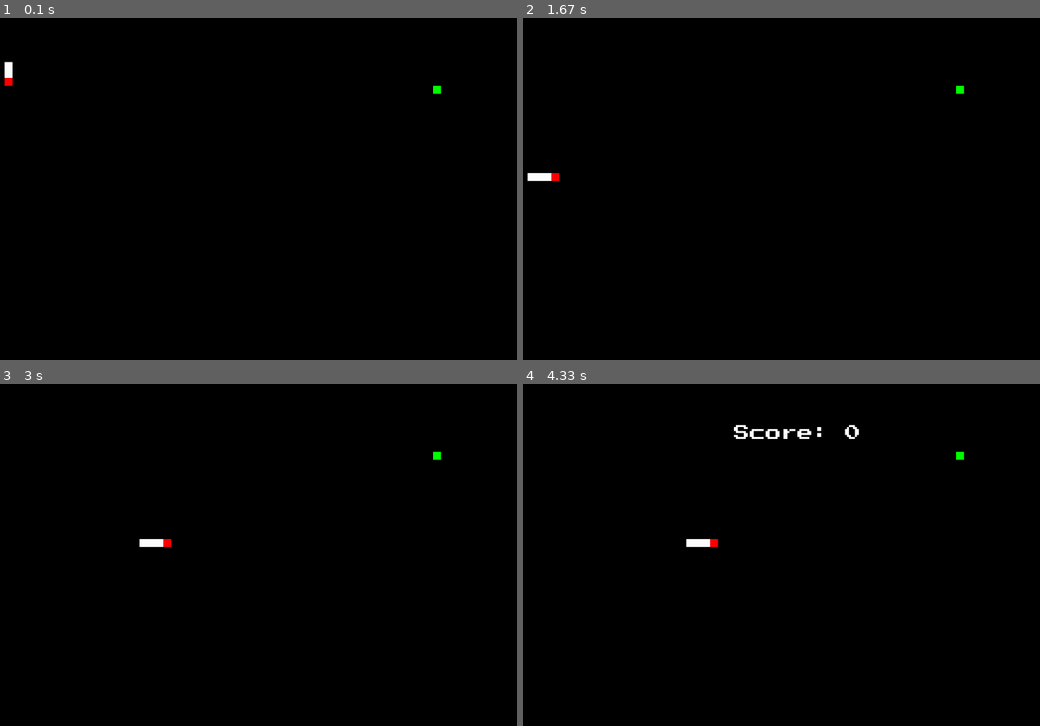
Above: before the commit, frames 1-4 (two rows, left to right).
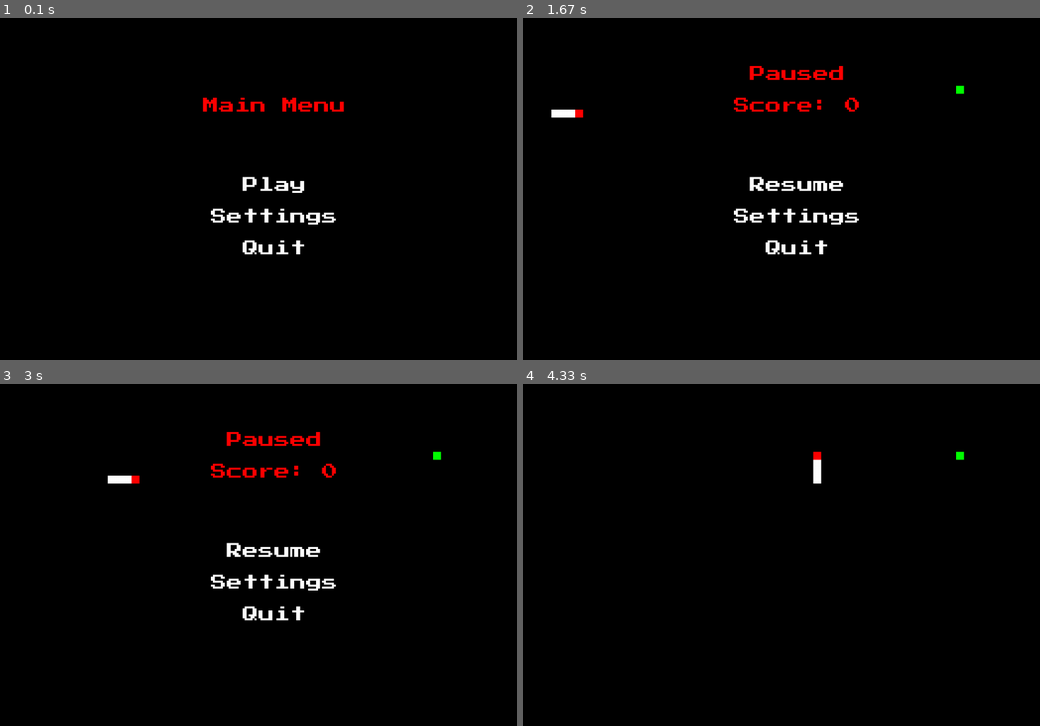
Above: after the commit, the same moments.

Repository: nmurphy101/Pygame2DFramework
Game: pygame game, started from main.py
Two runs of this game, one before a commit and one after it. Both use one fixed random seed, a clock stepped at 60 frames per second and the inputs below.
Inputs (mouse positions are in pixels of both pictures, inside the frame that each line leads up to):
- Up to frame 1 (0.1 s): no input
- Up to frame 2 (1.67 s): click (797, 185) at 0.38 s; hold Esc 0.67-1.13 s; hold Right 0.67-1.13 s; click (797, 182) at 1.22 s; hold Esc from 1.5 s (still down); hold Right from 1.5 s (still down)
- Up to frame 3 (3 s): release Esc at 1.97 s; release Right at 1.97 s; click (274, 582) at 2.05 s; hold Esc 2.33-2.8 s; tap Esc at 2.83 s
- Up to frame 4 (4.33 s): hold Esc 3.17-3.63 s; hold Right 3.17-3.63 s; hold Up from 4.17 s (still down)

The runs differ from the first frame. In frame 1, 1.7% of the frame differs, in the area x 0-86%, y 12-70%; in frame 2, 2.2%; in frame 3, 2.2%, in the area x 20-66%, y 14-70%; in frame 4, 0.7%.

Commit message:
Added functioning Main/pause/game-over menus

Diff:
--- a/pkg/game.py
+++ b/pkg/game.py
@@ -25,7 +25,7 @@
     freetype, init
 )
 from pygame.constants import (
-    QUIT, KEYDOWN, K_ESCAPE, RESIZABLE,
+    QUIT, KEYDOWN, K_ESCAPE, RESIZABLE, MOUSEBUTTONDOWN,
     WINDOWFOCUSGAINED, WINDOWFOCUSLOST,
 )
 # pylint: enable=no-name-in-module
@@ -63,20 +63,21 @@
         clock = pygame.time.Clock()
 
         # Initilize game objects
-        self.game.start()
+        # self.game.start()
 
          # Game loop
         while self.running:
+            # Gameplay logic
+            menu = self.game.play()
             # System/window events to be checked
-            self.event_checks()
-            # Gameplay logic
-            self.game.play()
+            self.event_checks(menu)
             # The game loop FPS
             clock.tick(self.fps)
 
-        # pylint: disable=no-member
+        # Quit the game
+        #pylint: disable=no-member
         pygame.quit()
-        # pylint: enable=no-member
+        #pylint: enable=no-member
 
     def set_window_settings(self):
         '''
@@ -101,7 +102,7 @@
         # Instantiate the Game Obj
         self.game = self.game_pkg(screen, game_font, self)
 
-    def event_checks(self):
+    def event_checks(self, menu):
         '''
         event_checks
         ~~~~~~~~~~
@@ -126,3 +127,8 @@
                 self.game.focus_pause = False
             elif event.type == WINDOWFOCUSLOST:
                 self.game.focus_pause = True
+            elif event.type == MOUSEBUTTONDOWN:
+                if menu:
+                    for button in menu:
+                        if button[0].collidepoint(event.pos):
+                            button[1]()
--- a/pkg/snake_game.py
+++ b/pkg/snake_game.py
@@ -303,6 +303,7 @@
         # Game settings
         self.score = 0
         self.game_over = False
+        self.menu = True
         self.game_music = True
         self.pause = False
         self.focus_pause = False
@@ -329,35 +330,39 @@
         else:
             pygame.mixer.music.unpause()
 
-        # Check if the game is over
-        if not self.game_over:
-            # Check if the game is paused
-            if not self.pause and not self.focus_pause:
-                # Clear previous frame render
-                self.screen.fill((0, 0, 0, 0))
-
-                # Spawn a new food after it's eaten
-                if not self.obj_dict["food"].alive:
-                    self.obj_dict["food"].spawn()
-
-                ## Draw game Objects
-                self.obj_dict["food"].draw()
-                self.obj_dict["snake"].draw()
-                pygame.display.update()
-
-                ## Game logic
-                # Snake control and movement
-                self.obj_dict["snake"].choose_direction()
-                self.obj_dict["snake"].move()
-                # collision of objects
-                self.collision_checks()
-
+        if not self.menu:
+            # Check if the game is over
+            if not self.game_over:
+                # Check if the game is paused
+                if not self.pause and not self.focus_pause:
+                    # Clear previous frame render
+                    self.screen.fill((0, 0, 0, 0))
+
+                    # Spawn a new food after it's eaten
+                    if not self.obj_dict["food"].alive:
+                        self.obj_dict["food"].spawn()
+
+                    ## Draw game Objects
+                    self.obj_dict["food"].draw()
+                    self.obj_dict["snake"].draw()
+                    pygame.display.update()
+
+                    ## Game logic
+                    # Snake control and movement
+                    self.obj_dict["snake"].choose_direction()
+                    self.obj_dict["snake"].move()
+                    # collision of objects
+                    self.collision_checks()
+
+                else:
+                    # show the pause menu
+                    return self.pause_menu()
             else:
-                # show the pause menu
-                self.pause_menu()
+                # show the game over menu
+                return self.game_over_menu()
         else:
-            # show the game over menu
-            self.game_over_menu()
+            # show the game main menu
+            return self.main_menu()
 
     def start(self):
         '''
@@ -368,9 +373,10 @@
         '''
         # Start the game music
         pygame.mixer.music.play(-1)
-        # Set the score to 0
+        # Starting variables
         self.score = 0
         self.pause = False
+        self.menu = False
         self.focus_pause = False
         # Initilize game objects
         food = Food(self.screen, self.screen_size, self.base_game)
@@ -430,17 +436,71 @@
         '''
         # Pause game music
         self.game_music = False
+        # Render the Game Over text
+        text_str = 'Paused'
+        position = (self.screen_size[0]/2-(len(text_str)*self.game_font.size)/2,
+                    self.screen_size[1]/2 - self.game_font.size*8)
+        _ = self.game_font.render_to(
+            self.screen,
+            position,
+            text_str,
+            (255, 0, 0)
+        )
+
         # Render the score
         text_str = 'Score: ' + str(self.score)
+        position = (self.screen_size[0]/2-(len(text_str)*self.game_font.size)/2,
+                    self.screen_size[1]/2 - self.game_font.size*6)
         _ = self.game_font.render_to(
             self.screen,
-            (self.screen_size[0]/2-(len(text_str)*self.game_font.size)/2,
-             self.screen_size[1]/8),
-            text_str,
-            (255, 255, 255)
-        )
+            position,
+            text_str,
+            (255, 0, 0)
+        )
+
+        # Render the quit button
+        text_str = 'Resume'
+        position = (self.screen_size[0]/2-(len(text_str)*self.game_font.size)/2,
+                    self.screen_size[1]/2 - self.game_font.size*1)
+        resume_obj = self.game_font.render_to(
+            self.screen,
+            position,
+            text_str,
+            (255, 255, 255)
+        )
+
+        # Render the settings button
+        text_str = 'Settings'
+        position = (self.screen_size[0]/2-(len(text_str)*self.game_font.size)/2,
+                    self.screen_size[1]/2 + self.game_font.size)
+        settings_obj = self.game_font.render_to(
+            self.screen,
+            position,
+            text_str,
+            (255, 255, 255)
+        )
+
+        # Render the quit button
+        text_str = 'Quit'
+        position = (self.screen_size[0]/2-(len(text_str)*self.game_font.size)/2,
+                    self.screen_size[1]/2 + self.game_font.size*3)
+        quit_obj = self.game_font.render_to(
+            self.screen,
+            position,
+            text_str,
+            (255, 255, 255)
+        )
+
         # Update the screen display
         pygame.display.update()
+
+        menu = [
+            (resume_obj, self.unpause),
+            (settings_obj, psudo_func),
+            (quit_obj, self.quit_game),
+        ]
+
+        return menu
 
     def game_over_menu(self):
         '''
@@ -453,21 +513,130 @@
         pygame.mixer.music.stop()
         # Render the Game Over text
         text_str = 'Game Over'
+        position = (self.screen_size[0]/2-(len(text_str)*self.game_font.size)/2,
+                    self.screen_size[1]/2 + self.game_font.size*7)
         _ = self.game_font.render_to(
             self.screen,
-            (self.screen_size[0]/2-(len(text_str)*self.game_font.size)/2,
-             self.screen_size[1]/14),
-            text_str,
-            (255, 255, 255)
+            position,
+            text_str,
+            (255, 0, 0)
         )
         # Render the score
         text_str = 'Score: ' + str(self.score)
+        position = (self.screen_size[0]/2-(len(text_str)*self.game_font.size)/2,
+                    self.screen_size[1]/2 + self.game_font.size*6)
         _ = self.game_font.render_to(
             self.screen,
-            (self.screen_size[0]/2-(len(text_str)*self.game_font.size)/2,
-             self.screen_size[1]/8),
-            text_str,
-            (255, 255, 255)
-        )
+            position,
+            text_str,
+            (255, 0, 0)
+        )
+
+        # Render the restart button
+        text_str = 'Restart'
+        position = (self.screen_size[0]/2-(len(text_str)*self.game_font.size)/2,
+                    self.screen_size[1]/2 + self.game_font.size)
+        restart_obj = self.game_font.render_to(
+            self.screen,
+            position,
+            text_str,
+            (255, 255, 255)
+        )
+
+        # Render the quit button
+        text_str = 'Quit'
+        position = (self.screen_size[0]/2-(len(text_str)*self.game_font.size)/2,
+                    self.screen_size[1]/2 + self.game_font.size*3)
+        quit_obj = self.game_font.render_to(
+            self.screen,
+            position,
+            text_str,
+            (255, 255, 255)
+        )
+
         # Update the screen display
         pygame.display.update()
+
+        menu = [
+            (restart_obj, self.start),
+            (quit_obj, self.quit_game),
+        ]
+
+        return menu
+
+    def main_menu(self):
+        '''
+        main_menu
+        ~~~~~~~~~~
+
+        main_menu does stuff
+        '''
+        # Clear previous frame render
+        self.screen.fill((0, 0, 0, 0))
+
+        # Render the Main Menu text
+        text_str = 'Main Menu'
+        _ = self.game_font.render_to(
+            self.screen,
+            (self.screen_size[0]/2-(len(text_str)*self.game_font.size)/2,
+             self.screen_size[1]/2 - self.game_font.size*6),
+            text_str,
+            (255, 0, 0)
+        )
+
+        # Render the play button
+        text_str = 'Play'
+        position = (self.screen_size[0]/2-(len(text_str)*self.game_font.size)/2,
+                    self.screen_size[1]/2 - self.game_font.size)
+        play_obj = self.game_font.render_to(
+            self.screen,
+            position,
+            text_str,
+            (255, 255, 255)
+        )
+
+        # Render the settings button
+        text_str = 'Settings'
+        position = (self.screen_size[0]/2-(len(text_str)*self.game_font.size)/2,
+                    self.screen_size[1]/2 + self.game_font.size)
+        settings_obj = self.game_font.render_to(
+            self.screen,
+            position,
+            text_str,
+            (255, 255, 255)
+        )
+
+        # Render the quit button
+        text_str = 'Quit'
+        position = (self.screen_size[0]/2-(len(text_str)*self.game_font.size)/2,
+                    self.screen_size[1]/2 + self.game_font.size*3)
+        quit_obj = self.game_font.render_to(
+            self.screen,
+            position,
+            text_str,
+            (255, 255, 255)
+        )
+
+        # Update the screen display
+        pygame.display.update()
+
+        menu = [
+            (play_obj, self.start),
+            (settings_obj, psudo_func),
+            (quit_obj, self.quit_game),
+        ]
+
+        return menu
+
+    def unpause(self):
+        self.pause = False
+
+    def quit_game(self):
+        self.base_game.running = False
+        #pylint: disable=no-member
+        pygame.quit()
+        #pylint: enable=no-member
+
+
+def psudo_func():
+    pass
